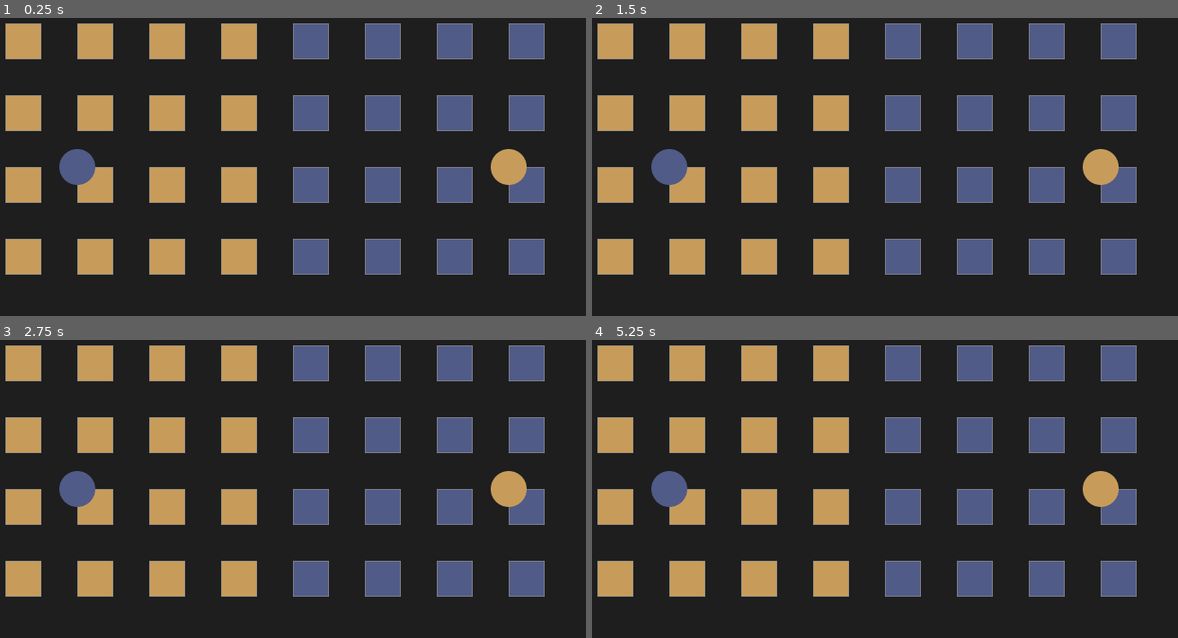
Above: before the commit, frames 1-4 (two rows, left to right).
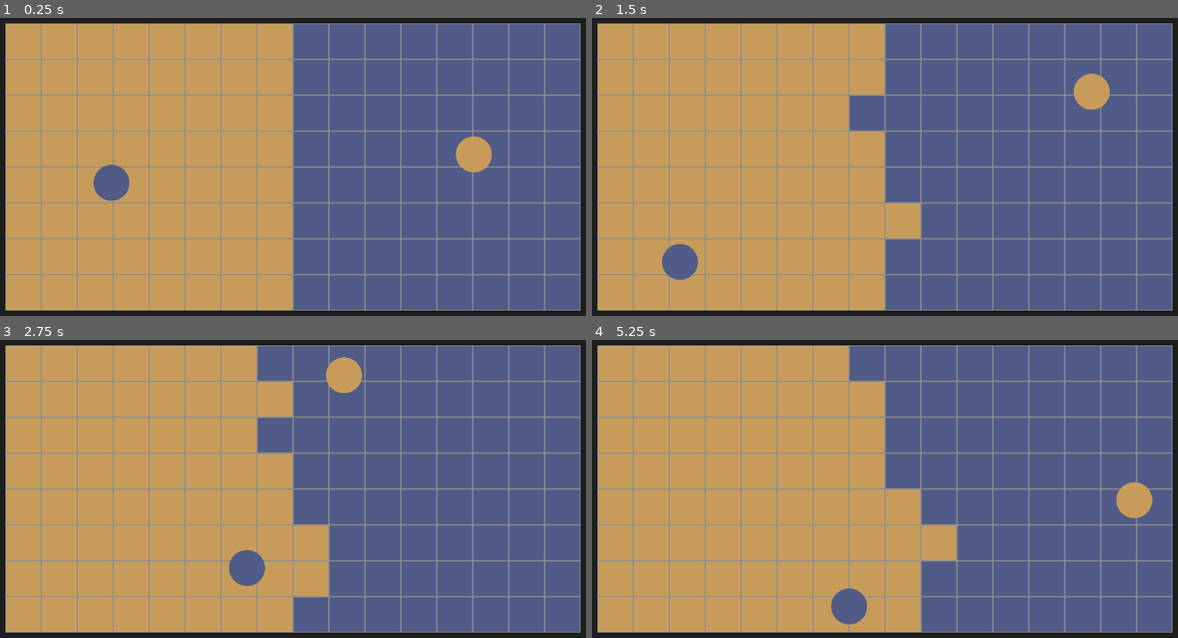
Above: after the commit, the same moments.

Repository: LiteFeather1/night-day-pong
Game: Godot game, scene res://scenes/main.tscn
Same seed, same stepped clock (60 frames per second), same inputs: the game is played once before the commit and once after it.
Inputs:
- Up to frame 1 (0.25 s): no input
- Up to frame 2 (1.5 s): no input
- Up to frame 3 (2.75 s): no input
- Up to frame 4 (5.25 s): no input

The runs differ from the first frame. In frame 1, 72% of the frame differs, in the area x 0-100%, y 1-99%; in frame 2, 72%; in frame 3, 72%; in frame 4, 73%.

Commit message:
Removed offset from block to it is no longer anchored at top left of sprite.
Added a flag to control if the area of play will scale with block size or not

Diff:
--- a/scenes/block.tscn
+++ b/scenes/block.tscn
@@ -14,17 +14,14 @@
 sprite_block = NodePath("sprite_block")
 
 [node name="CollisionShape2D" type="CollisionShape2D" parent="."]
-position = Vector2(64, 64)
 shape = SubResource("RectangleShape2D_q7s7o")
 
 [node name="sprite_line" type="Sprite2D" parent="."]
 light_mask = 5
-position = Vector2(64, 64)
 texture = ExtResource("2_hd17b")
 
 [node name="sprite_block" type="Sprite2D" parent="."]
 modulate = Color(0.0392157, 0.0392157, 0.0392157, 1)
 light_mask = 5
-position = Vector2(64, 64)
 scale = Vector2(0.98, 0.98)
 texture = ExtResource("2_hd17b")
--- a/scenes/main.gd
+++ b/scenes/main.gd
@@ -5,12 +5,12 @@
 
 # colours
 @export var colours: Array[Color]
-@export var line_colour: Color
-@export var background_colour: Color
+@export var line_colour: Color = Color("ffffff7f")
+@export var background_colour: Color = Color("1e1e1e")
 
 # game
-@export var collums: int = 1
-@export var rows: int = 1
+@export var collums: int = 4
+@export var rows: int = 4
 @export var edge_colliders: Array[CollisionShape2D]
 
 # ball
@@ -21,7 +21,9 @@
 # block
 @export var block_scene: PackedScene = preload("res://scenes/block.tscn")
 @export var block_scale: float = 1.0
+@export var scale_position: bool = false
 const BLOCK_SIZE: int = 128
+const HALF_BLOCK_SIZE: int = 64
 
 
 func _ready() -> void:
@@ -29,8 +31,9 @@
 	RenderingServer.set_default_clear_color(background_colour)
 
 	# set camera pos
-	var center_x = collums * BLOCK_SIZE
-	var center_y: float = rows * BLOCK_SIZE * .5
+	var scale_pos = 1.0 if !scale_position else block_scale
+	var center_x = collums * BLOCK_SIZE * scale_pos
+	var center_y = rows * BLOCK_SIZE * .5 * scale_pos
 	camera_2d.position = Vector2(center_x, center_y)
 
 	# init block positions
@@ -42,9 +45,9 @@
 		for y in rows:
 			for player in 2:
 				var block: Block = block_scene.instantiate()
-				var player_offset = player * center_x
-				var x_pos = x * BLOCK_SIZE + player_offset
-				block.position = Vector2(x_pos, y * BLOCK_SIZE)
+				var player_offset = player * center_x + HALF_BLOCK_SIZE * scale_pos
+				var x_pos = x * BLOCK_SIZE * scale_pos + player_offset
+				block.position = Vector2(x_pos, y * BLOCK_SIZE * scale_pos + HALF_BLOCK_SIZE * scale_pos)
 				block.scale = Vector2(block_scale, block_scale)
 				block.set_line(line_colour)
 				block.set_layer(player, colours[colours.size() - player - 1])
--- a/scenes/main.tscn
+++ b/scenes/main.tscn
@@ -14,14 +14,9 @@
 script = ExtResource("1_w6ri1")
 camera_2d = NodePath("Camera2D")
 colours = Array[Color]([Color(0.317647, 0.356863, 0.529412, 1), Color(0.780392, 0.611765, 0.356863, 1)])
-line_colour = Color(1, 1, 1, 0.498039)
-background_colour = Color(0.117647, 0.117647, 0.117647, 1)
-collums = 4
-rows = 4
+collums = 8
+rows = 8
 edge_colliders = [NodePath("edge_collider/collision_shape_top"), NodePath("edge_collider/collision_shape_right"), NodePath("edge_collider/collision_shape_bot"), NodePath("edge_collider/collision_shape_left")]
-ball_start_force = 0.0
-ball_scale = 0.5
-block_scale = 0.5
 
 [node name="edge_collider" type="StaticBody2D" parent="."]
 collision_layer = 15
@@ -42,3 +37,4 @@
 shape = SubResource("SegmentShape2D_cf11h")
 
 [node name="Camera2D" type="Camera2D" parent="."]
+zoom = Vector2(0.5, 0.5)
